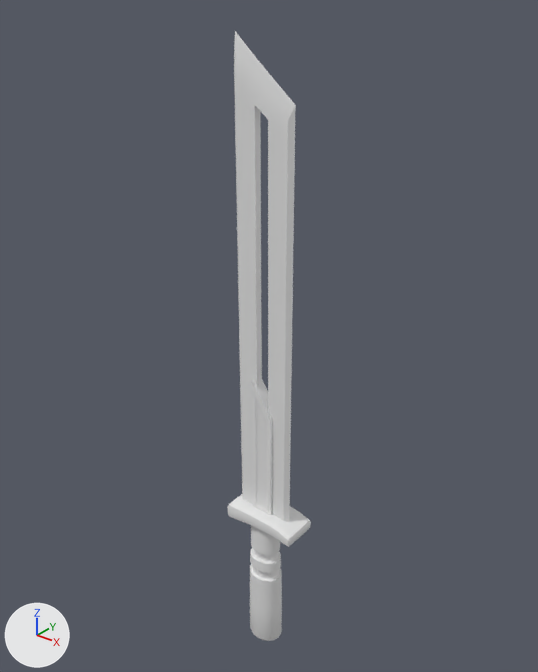
One commit to the Blender file Assets/Chaos Blade.blend: the scene before it, then after it.
Camera for both pictures: a camera (50 mm lens) standing at (0.906, -1.118, 1.341) and looking at (-0.022, 0.041, 0.622). Every picture has the same lights, and +X, +Y and +Z are marked at lower left.

In view in the first picture: 'Blade', 'Handle'.
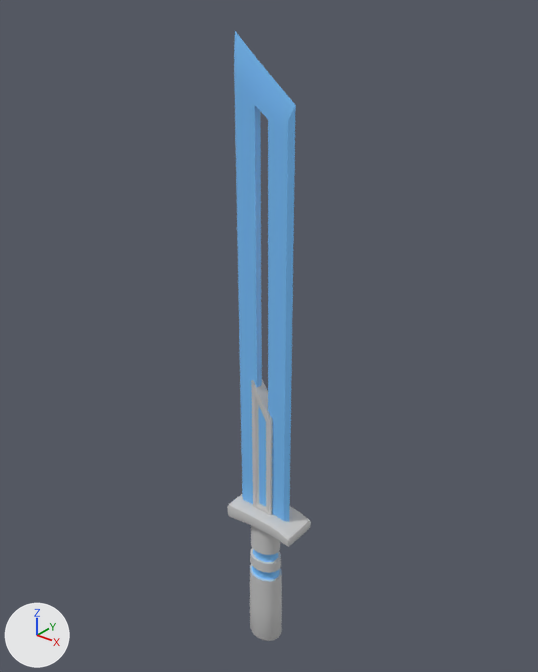
Edits to the scene script, one JSON object a line:
```json
{"op": "add", "block": "img_blade", "code": ["img_blade = load_image('Blade', 'Materials/Sword/Textures/Blade.png', 1024, 1024, 'sRGB')"]}
{"op": "add", "block": "img_handle_base_color", "code": ["img_handle_base_color = load_image('Handle Base Color', 'Materials/Sword/Textures/Handle Base Color.png', 512, 512, 'sRGB')"]}
{"op": "remove", "block": "mat_handle", "code": "mat_handle.base_color = (0.8, 0.8, 0.8)  # white #e7e7e7"}
{"op": "add", "block": "mat_handle", "code": "mat_handle.texture = img_handle_base_color"}
{"op": "remove", "block": "mat_blade", "code": "mat_blade.base_color = (0.8, 0.8, 0.8)  # white #e7e7e7"}
{"op": "add", "block": "mat_blade", "code": "mat_blade.texture = img_blade"}
```

Where the change shows, as pixel boxes [x1, y1, x2, y2] in the pictures (538 x 672 px):
```json
{"object": "Blade", "change": "surface changed", "before": [234, 31, 296, 522], "after": [234, 31, 296, 522], "on screen": "grey to blue"}
{"object": "Handle", "change": "surface changed", "before": [227, 494, 311, 641], "after": [227, 494, 311, 641]}
```
